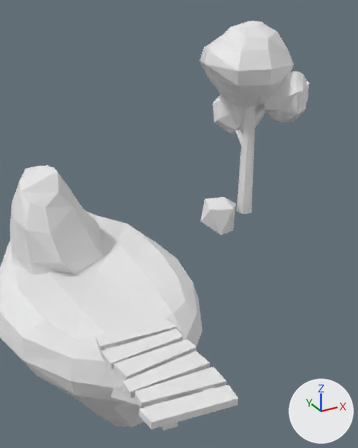
One commit to the Blender file mnl_work_files/blender/assets_v1.blend: the scene before it, then after it.
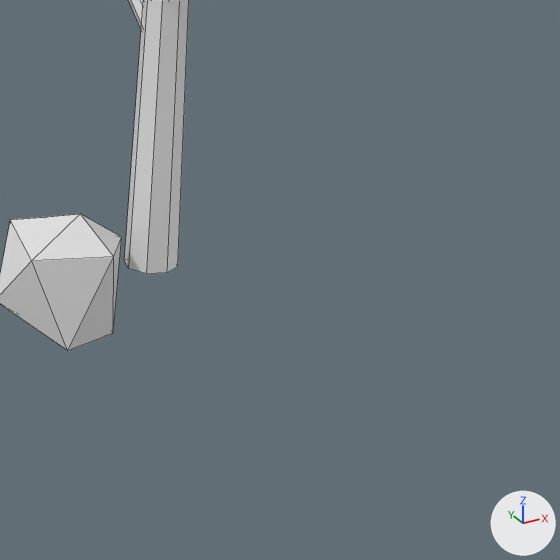
Old and new are each drawn from a 50 mm camera at (-6.01, -15.94, 10.28) aimed at (4.36, 2.9, 0.86) and again close up on the part from 56% to 100% of the width and 31% to 66% of the height. Every picture has the same lights, and +X, +Y and +Z are marked at lower right. The close-ups show mesh edges as thin lines.
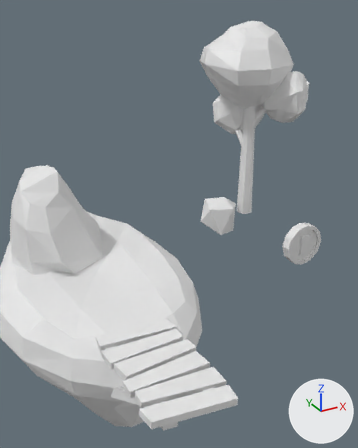
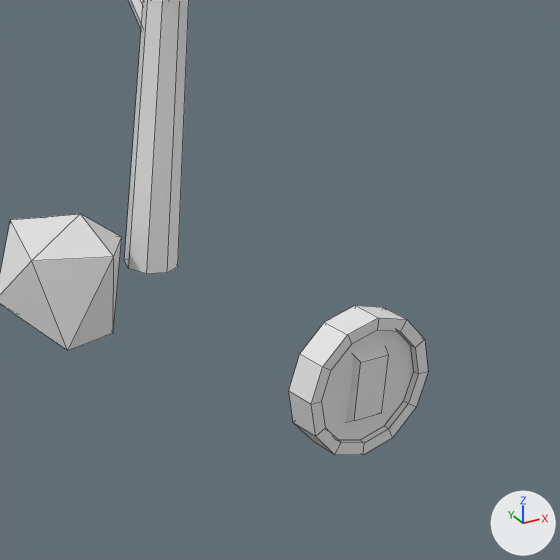
Where the newer file only moved an object's origin or applied its transform, the numbers keep the older frame.

Pixel boxes (x1, y1, x2, y2) of what changed, in the close-ups (560 x 560 px):
```json
{"object": "Cylinder.001", "change": "added", "after": [289, 305, 428, 455]}
```

Edits to the scene script, one JSON object a line:
```json
{"op": "add", "block": "me_cylinder_002", "code": ["me_cylinder_002 = bpy.data.meshes.new('Cylinder.002')", "me_cylinder_002.from_pydata(...)  # 84 vertices, 72 faces; spans x -1.0..1.0, y -0.24..0.24, z -1.0..1.0"]}
{"op": "add", "block": "ob_cylinder_001", "code": ["ob_cylinder_001 = bpy.data.objects.new('Cylinder.001', me_cylinder_002)", "ob_cylinder_001.location = (9.27, -0.23, 0.01)"]}
```
